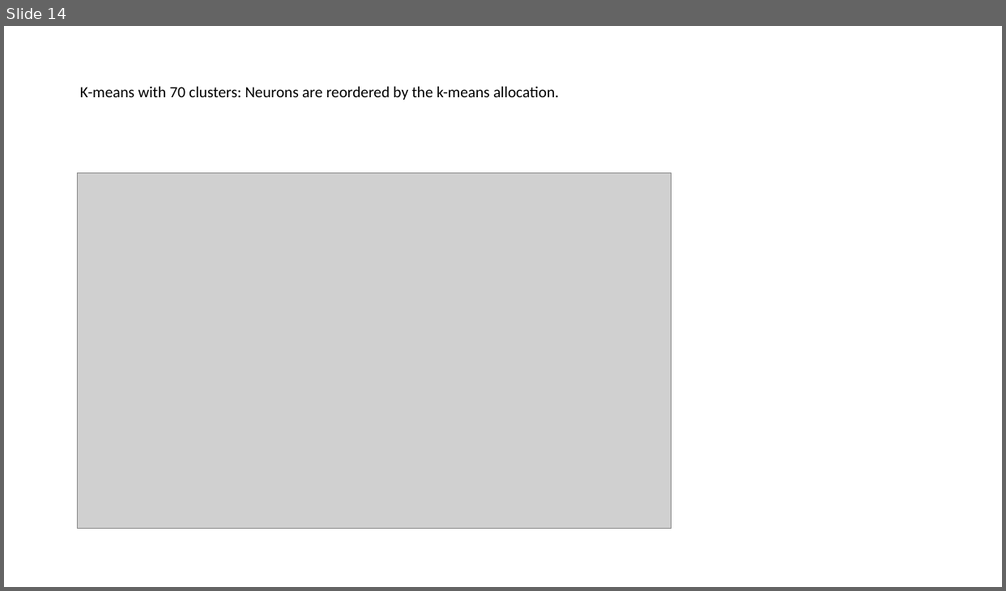
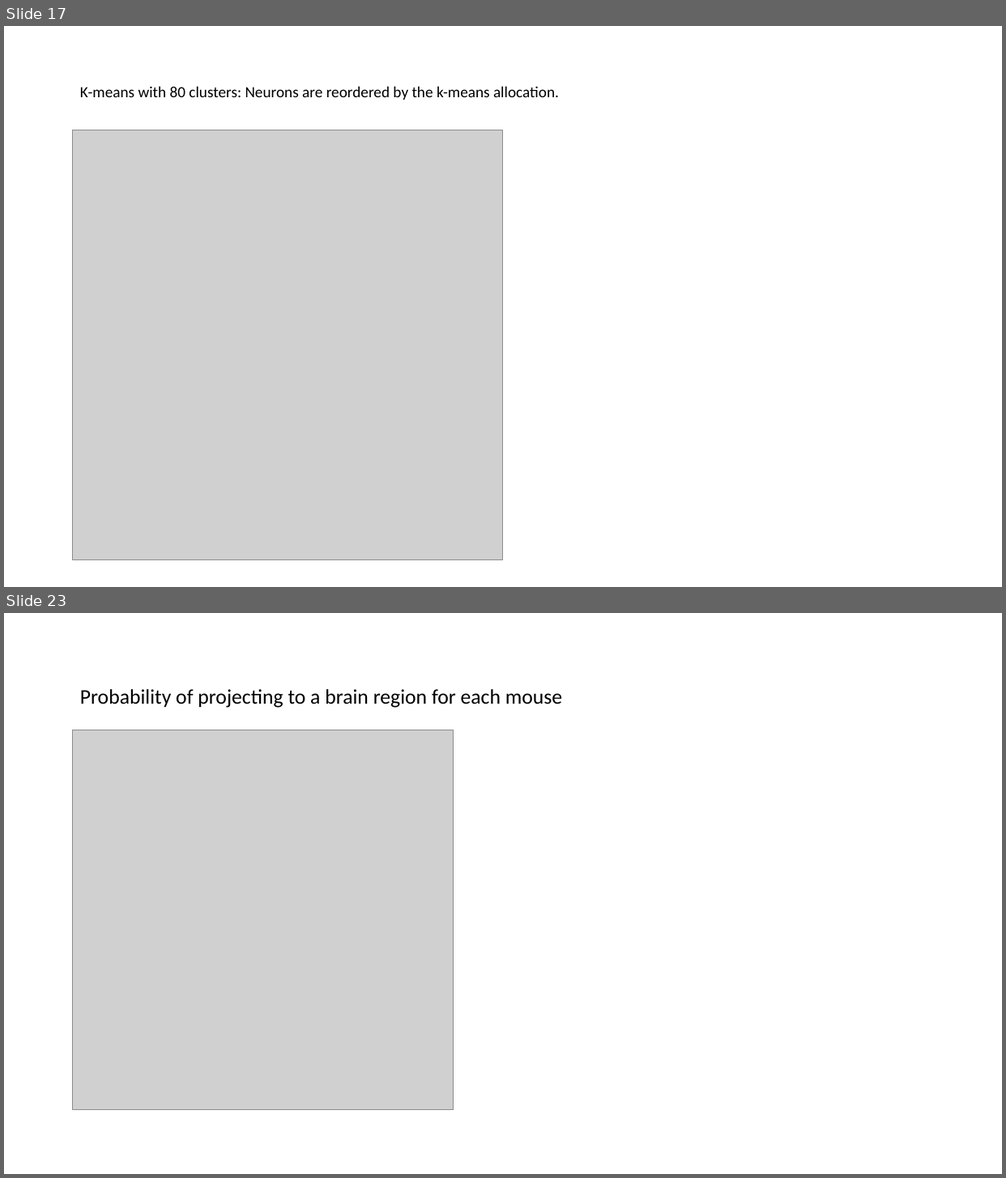
Before and after one commit to jinluliu550/MAPseq_analysis, a slide deck: jinlu/barseq.pptx. Shown one above the other, each under a label of ours: slide 14 before the commit, slides 17 and 23 after it; the slides between them are not shown. The pictures are 1006x591 and 1006x1178 pixels, drawn with LibreOffice and Linux fonts; fonts in the diff are those of the drawing; grey boxes stand for pictures. Boxes give left, top, right and bottom in pixels: in the first picture for what was removed or moved away, otherwise in the second. Text is boxed around its words. In the diff, an @@ line names an element or a change of style, - is before the commit and + after.

```diff
--- a/jinlu/barseq.pptx
+++ b/jinlu/barseq.pptx
@@ slide 23 added at [4,613,1002,1174], background #FFFFFF @@
@@ title added at [80,689,562,708], 20 pt, text #000000 @@
+Probability of projecting to a brain region for each mouse
@@ picture added at [73,730,454,1110] @@
@@ what was slide 14 is now slide 17 @@
@@ slide 17 changed as well @@
@@ title at [80,86,559,100]: text changed @@
-K-means with 70 clusters: Neurons are reordered by the k-means allocation.
+K-means with 80 clusters: Neurons are reordered by the k-means allocation.
@@ picture: place and size @@
-picture at [78,173,671,529]
+picture at [73,130,503,561]
```
Also in this commit, not shown: 8 other slides changed, 11 other slides added, 10 slides removed, 24 other files.
